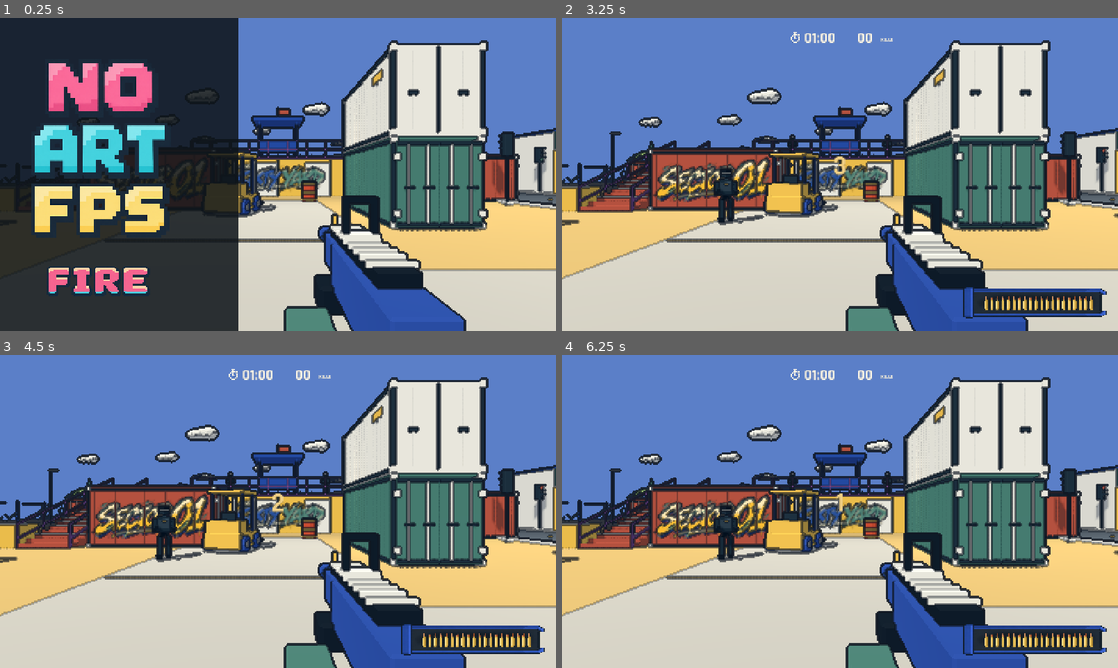
Above: before the commit, frames 1-4 (two rows, left to right).
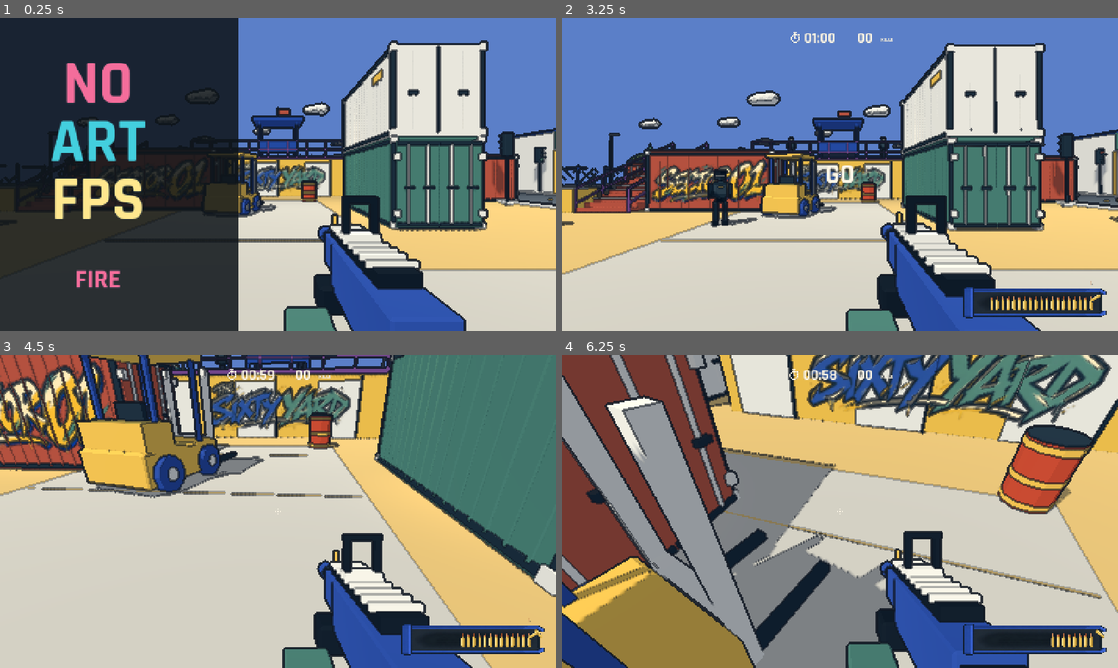
Above: after the commit, the same moments.

Repository: YicongCao/No-Art-FPS
Game: Godot game, scene res://scenes/main.tscn
Two runs of this game, one before a commit and one after it. Both use one fixed random seed, a clock stepped at 60 frames per second and the inputs below. Sound files missing from this copy of the repository are replaced by a short silence.
Inputs (mouse positions are in pixels of both pictures, inside the frame that each line leads up to):
- Up to frame 1 (0.25 s): no input
- Up to frame 2 (3.25 s): click (662, 280) at 0.5 s; tap Enter (restart) at 1.25 s; move the mouse to (962, 158) at 1.27 s; press the mouse at (962, 158) at 1.28 s; hold D (right) 1.28-2.03 s; tap Space (jump) at 1.52, 2.27 s; move the mouse to (728, 190) at 2.02 s; release the mouse at (728, 190) at 2.03 s; hold S (back) 2.03-2.78 s; click (728, 190) at 2.1 s; move the mouse to (895, 105) at 2.77 s; press the mouse at (895, 105) at 2.78 s; hold D (right) from 2.78 s (still down); tap M at 2.85 s
- Up to frame 3 (4.5 s): move the mouse to (272, 517) at 3.52 s; release D (right) at 3.53 s; release the mouse at (272, 517) at 3.53 s; hold W (forward) from 3.53 s (still down); click (272, 517) at 3.6 s; tap Space (jump) at 3.77 s; move the mouse to (316, 514) at 4.27 s; press the mouse at (316, 514) at 4.28 s
- Up to frame 4 (6.25 s): tap Space (jump) at 4.52, 6.02 s; tap Escape (pause) at 4.9 s; release W (forward) at 5 s; release the mouse at (878, 514) at 5 s; click "RESUME" at 5 s; tap Enter (restart) at 5.75 s; move the mouse to (795, 508) at 5.77 s; hold W (forward) from 5.78 s (still down); tap M at 5.85 s; click (795, 508) at 6.05 s

The runs differ from the first frame. In frame 1, 9.0% of the frame differs, in the area x 5-31%, y 14-88%; in frame 2, 19%; in frame 3, 71%; in frame 4, 87%, in the area x 0-100%, y 0-100%.

Commit message:
Use outlined title text and start combat with a fading GO

Diff:
--- a/artifacts/loading-check.json
+++ b/artifacts/loading-check.json
@@ -1,6 +1,6 @@
 {
-  "first_loading_frame_ms": 31.139,
-  "loading_max_frame_ms": 67.375,
-  "loading_p95_frame_ms": 17.659,
+  "first_loading_frame_ms": 16.398,
+  "loading_max_frame_ms": 42.142,
+  "loading_p95_frame_ms": 22.34,
   "note": "Rendered automated FIRE click and transition, 60 fps cap; not human input latency or a cross-device performance guarantee."
 }
--- a/artifacts/playtest.json
+++ b/artifacts/playtest.json
@@ -1,12 +1,12 @@
 {
   "baseline_nodes": 2031,
   "duration_game_seconds": 60.0,
-  "frames": 3397,
-  "headshots": 88,
-  "kills": 88,
-  "node_count_at_end": 1985,
+  "frames": 3351,
+  "headshots": 87,
+  "kills": 87,
+  "node_count_at_end": 1986,
   "note": "Automated perfect-aim test with scripted repositioning; not human gameplay or long-run validation. Frame intervals include a 60 fps cap.",
   "p95_frame_ms": 16.6666666666667,
-  "p99_frame_ms": 18.0555555555556,
-  "shots": 156
+  "p99_frame_ms": 30.1463333333331,
+  "shots": 158
 }
--- a/scripts/game.gd
+++ b/scripts/game.gd
@@ -15,7 +15,6 @@
 var rules = Rules.new()
 var state = "TITLE"
 var previous_state = "RUNNING"
-var ready_time = 3.0
 const MAGAZINE_SIZE = 20
 const MAX_HEALTH = 100.0
 const HEAL_DELAY = 5.0
@@ -164,14 +163,15 @@
 	load_ticket += 1
 	clear_round()
 	reset_run_state()
-	state = "READY"
+	# Synchronous preparation is used by isolated QA fixtures; player-facing
+	# starts always go through request_run() and begin immediately after loading.
+	state = "PREPARED"
 	if not qa_mode:Input.mouse_mode = Input.MOUSE_MODE_CAPTURED
 
 func reset_run_state() -> void:
 	rng.seed = 61105
 	rules.start()
 	rules.active = false
-	ready_time = 3.0
 	ammo = MAGAZINE_SIZE
 	reload_time = 0
 	fire_time = 0
@@ -187,6 +187,7 @@
 	last_tick = 60
 	new_record = false
 	hud.time_pulse = 0
+	hud.go_time = 0
 	hud.health_shade = 0
 	player.reset_position()
 	player.gun.show()
@@ -270,7 +271,7 @@
 			return
 		await loading_frame()
 		if ticket!=load_ticket:return
-	# Instantiate and render one actor per frame, before the countdown, to warm
+	# Instantiate and render one actor per frame before gameplay to warm
 	# imported meshes/materials without a single eight-enemy creation burst.
 	for i in range(OPENING_POSITIONS.size()):
 		var actor = spawn_enemy(OPENING_POSITIONS[i],i==1)
@@ -309,8 +310,7 @@
 	if state!="LOADING":return
 	loading.advance(delta)
 	if loading.phase=="DONE":
-		state = "READY"
-		ready_time = 3.0
+		begin_running()
 		hud.sync_loading_cover()
 		Input.mouse_mode = Input.MOUSE_MODE_CAPTURED
 
@@ -334,7 +334,9 @@
 	music.play()
 	rules.start()
 	player.enabled = true
-	# Deliberate opening target set when the countdown ends. Reinforcements use hidden gates.
+	hud.go_time = hud.GO_DURATION
+	# Reuse the opening actors prepared under the loading cover. Isolated QA
+	# fixtures can still initialize them here. Reinforcements use hidden gates.
 	if not opening_prepared:
 		for p in OPENING_POSITIONS:spawn_enemy(p,p==Vector3(11,0,1))
 		# Two existing yard slots start inside the green and purple containers.
@@ -362,7 +364,7 @@
 	if state=="LOADING" and not qa_mode:
 		if what==NOTIFICATION_APPLICATION_FOCUS_OUT:loading.suspended = true
 		elif what==NOTIFICATION_APPLICATION_FOCUS_IN:loading.suspended = false
-	if what == NOTIFICATION_APPLICATION_FOCUS_OUT and not qa_mode and state in ["READY","RUNNING"]:
+	if what == NOTIFICATION_APPLICATION_FOCUS_OUT and not qa_mode and state=="RUNNING":
 		pause_run()
 
 func pause_run() -> void:
@@ -374,7 +376,7 @@
 func _unhandled_input(event: InputEvent) -> void:
 	if event.is_action_pressed("pause"):
 		if state=="LOADING":cancel_loading()
-		elif state in ["RUNNING","READY"]:pause_run()
+		elif state=="RUNNING":pause_run()
 		elif state == "PAUSED":menu_action("resume")
 		elif state == "RESULTS":menu_action("menu")
 	elif event.is_action_pressed("restart") and state in ["TITLE","RESULTS","PAUSED"]:request_run()
@@ -406,10 +408,6 @@
 
 func _physics_process(delta: float) -> void:
 	if music:music.stream_paused = state == "PAUSED"
-	if state == "READY":
-		ready_time -= delta
-		if ready_time <= 0:begin_running()
-		return
 	if state != "RUNNING":return
 	rules.tick(delta)
 	if not rules.active:
--- a/scripts/hud.gd
+++ b/scripts/hud.gd
@@ -7,6 +7,8 @@
 var damage = 0.0
 var shot = 0.0
 var time_pulse = 0.0
+var go_time = 0.0
+const GO_DURATION = .8
 var health_shade = 0.0
 var feed_shift = 0.0
 var ejections: Array[float] = []
@@ -18,13 +20,11 @@
 var sensitivity_slider: HSlider
 var motion_button: Button
 var music_slider: HSlider
-var fire_button: TextureButton
+var fire_button: Button
 const WHITE = Color("fff8e8")
 const INK = Color("243440")
 const GOLD = Color("f2d084")
 const MAGAZINE_ATLAS = preload("res://assets/ui/magazine-atlas.png")
-const TITLE_ART = preload("res://assets/ui/title/no-art-fps.png")
-const FIRE_ART = preload("res://assets/ui/title/fire.png")
 const MAGAZINE_REGION = Rect2(104,112,458,1056)
 const CARTRIDGE_REGION = Rect2(773,574,400,108)
 const CASING_REGION = Rect2(773,574,280,108)
@@ -161,6 +161,7 @@
 func _process(delta: float) -> void:
 	sync_loading_cover()
 	if game and game.state == "PAUSED":delta = 0
+	if game and game.state=="RUNNING":go_time = maxf(0,go_time-delta)
 	feed_shift = maxf(0,feed_shift-delta)
 	for i in range(ejections.size()):ejections[i] += delta
 	ejections = ejections.filter(func(age):return age<EJECTION_TIME)
@@ -183,7 +184,7 @@
 
 func label(text: String, pos: Vector2, font_size: int, color: Color = WHITE, center: bool = false) -> void:
 	if center:pos.x -= font.get_string_size(text,HORIZONTAL_ALIGNMENT_LEFT,-1,font_size).x*.5
-	draw_string(font,pos+Vector2(0,1),text,HORIZONTAL_ALIGNMENT_LEFT,-1,font_size,Color(0.08,.12,.15,.32))
+	draw_string(font,pos+Vector2(0,1),text,HORIZONTAL_ALIGNMENT_LEFT,-1,font_size,Color(0.08,.12,.15,.32*color.a))
 	draw_string(font,pos,text,HORIZONTAL_ALIGNMENT_LEFT,-1,font_size,color)
 
 func stopwatch(pos: Vector2, color: Color) -> void:
@@ -248,31 +249,20 @@
 	menu_size = size
 	var c = size*.5
 	if menu_state == "TITLE":
-		var title_art = TextureRect.new()
-		title_art.texture = TITLE_ART
-		title_art.texture_filter = CanvasItem.TEXTURE_FILTER_NEAREST
-		title_art.expand_mode = TextureRect.EXPAND_IGNORE_SIZE
-		title_art.stretch_mode = TextureRect.STRETCH_KEEP_ASPECT_CENTERED
-		title_art.position = Vector2(64,58)
-		title_art.size = Vector2(390,520)
-		title_art.mouse_filter = Control.MOUSE_FILTER_IGNORE
-		menu.add_child(title_art)
-		fire_button = TextureButton.new()
+		fire_button = menu_button("FIRE",Rect2(104,size.y-188,300,112),"play",false,"Enter")
 		fire_button.name = "fire"
-		fire_button.texture_normal = FIRE_ART
-		fire_button.texture_filter = CanvasItem.TEXTURE_FILTER_NEAREST
-		fire_button.ignore_texture_size = true
-		fire_button.stretch_mode = TextureButton.STRETCH_KEEP_ASPECT_CENTERED
-		fire_button.position = Vector2(104,size.y-188)
-		fire_button.size = Vector2(300,112)
+		fire_button.add_theme_font_size_override("font_size",68)
+		fire_button.add_theme_constant_override("outline_size",6)
+		fire_button.add_theme_color_override("font_outline_color",INK)
+		for color_name in ["font_color","font_hover_color","font_pressed_color","font_focus_color"]:
+			fire_button.add_theme_color_override(color_name,Color("f46d9b"))
+		fire_button.add_theme_color_override("font_hover_color",Color("ffadd0"))
+		for style_name in ["normal","hover","pressed","focus"]:
+			fire_button.add_theme_stylebox_override(style_name,StyleBoxEmpty.new())
 		fire_button.pivot_offset = fire_button.size*.5
-		fire_button.tooltip_text = "Enter"
-		fire_button.mouse_entered.connect(func():fire_button.self_modulate = Color(1.15,1.15,1.15))
-		fire_button.mouse_exited.connect(func():fire_button.self_modulate = Color.WHITE)
 		fire_button.button_down.connect(func():fire_button.scale = Vector2.ONE*.96)
 		fire_button.button_up.connect(func():fire_button.scale = Vector2.ONE)
-		fire_button.pressed.connect(func():game.menu_action("play"))
-		menu.add_child(fire_button)
+
 	elif menu_state == "RESULTS":
 		menu_button("RETRY",Rect2(c.x-200,c.y+145,190,56),"retry",true,"Enter")
 		menu_button("MENU",Rect2(c.x+10,c.y+145,190,56),"menu",false,"Esc")
@@ -317,6 +307,13 @@
 		return
 	if state == "TITLE":
 		draw_rect(Rect2(0,0,size.x*.43,size.y),Color(.055,.08,.10,.86))
+		var words = ["NO","ART","FPS"]
+		var colors = [Color("f46d9b"),Color("43cfde"),Color("ffe78e")]
+		for i in range(words.size()):
+			var pos = Vector2(254,220+i*150)
+			pos.x -= font.get_string_size(words[i],HORIZONTAL_ALIGNMENT_LEFT,-1,160).x*.5
+			draw_string_outline(font,pos,words[i],HORIZONTAL_ALIGNMENT_LEFT,-1,160,7,INK)
+			draw_string(font,pos,words[i],HORIZONTAL_ALIGNMENT_LEFT,-1,160,colors[i])
 		if is_instance_valid(fire_button) and fire_button.has_focus():
 			draw_line(Vector2(140,size.y-68),Vector2(368,size.y-68),GOLD,2,true)
 		return
@@ -361,9 +358,7 @@
 			var radius = 27+(1-burst)*40
 			draw_line(score_center+direction*radius,score_center+direction*(radius+8*burst),Color(1,.83,.44,burst),2)
 	label("KILLS",Vector2(c.x+122,61),14,WHITE,true)
-	if state == "READY":
-		label(str(ceili(game.ready_time)),Vector2(c.x,c.y),70,GOLD,true)
-	elif game.respawn_time<=0:
+	if game.respawn_time<=0:
 		var gap = 5+shot*24
 		if hit>0:
 			var col = GOLD if kill_pop>0 else WHITE
@@ -377,5 +372,8 @@
 		var remaining = game.respawn_time/game.RESPAWN_DELAY
 		draw_arc(c,62,-PI*.5,-PI*.5+TAU*remaining,96,WHITE,2.5,true)
 	else:draw_magazine()
+	if state=="RUNNING" and game.respawn_time<=0 and go_time>0:
+		var opacity = smoothstep(0,.65,go_time)
+		label("GO",c+Vector2(0,22),70,Color(WHITE,opacity),true)
 	if damage>0:
 		draw_line(Vector2(c.x-30,c.y+44),Vector2(c.x+30,c.y+44),Color(1,.35,.2,damage),3)
--- a/tests/loading_check.gd
+++ b/tests/loading_check.gd
@@ -26,8 +26,9 @@
 	print("LOADING_MODEL_WAIT_CAP_PASS")
 	await get_tree().process_frame
 	await capture("title-fire")
-	# Exercise the actual image button hitbox, rather than directly firing its signal.
+	# Exercise the actual text button hitbox, rather than directly firing its signal.
 	var button = game.hud.fire_button
+	assert(button is Button and button.text=="FIRE" and button.get_theme_constant("outline_size")==6)
 	var point = button.get_global_rect().get_center()
 	var motion = InputEventMouseMotion.new()
 	motion.position = point
@@ -43,6 +44,7 @@
 	game.menu_action("play")
 	assert(game.load_ticket==ticket,"Double click cannot start a second load")
 	var seen: Dictionary = {}
+	var prepared_ids: Array = []
 	var previous_rounds = 0.0
 	var start_time = Time.get_ticks_usec()
 	var last_time = start_time
@@ -55,7 +57,7 @@
 		frame_intervals.append(float(now-last_time)/1000.0)
 		last_time = now
 		assert(not game.rules.active and game.rules.elapsed==0)
-		assert(not game.player.enabled and game.ready_time==3)
+		assert(not game.player.enabled and game.hud.go_time==0)
 		var loader = game.loading
 		assert(loader.rounds>=previous_rounds)
 		if not loader.work_complete:assert(loader.rounds<=17)
@@ -79,19 +81,33 @@
 			seen[phase] = true
 		elif phase=="DOCK" and loader.phase_time>.3 and not seen.has(phase):
 			assert(loader.reveal_progress()==1)
+			prepared_ids = game.live_enemies().map(func(e):return e.get_instance_id())
 			await capture("loading-docking")
 			seen[phase] = true
-	assert(game.state=="READY" and game.opening_prepared)
+	assert(game.state=="RUNNING" and game.opening_prepared)
 	assert(seen.size()==4)
-	assert(game.live_enemies().size()==8 and game.rules.elapsed==0)
+	assert(game.live_enemies().size()==8 and game.rules.elapsed<.05)
+	assert(game.rules.active and game.player.enabled and game.hud.go_time>.7,"Dock completion starts gameplay immediately")
 	assert(game.hud.loading_magazine_rect().is_equal_approx(game.hud.magazine_rect()),"Last transition rectangle matches the real HUD")
-	await capture("loading-ready")
-	var ids = game.live_enemies().map(func(e):return e.get_instance_id())
-	for frame in range(240):
-		if game.state=="RUNNING":break
-		await get_tree().physics_frame
-	assert(game.state=="RUNNING" and game.rules.active)
-	assert(ids==game.live_enemies().map(func(e):return e.get_instance_id()),"Countdown must reuse prewarmed actors")
+	assert(prepared_ids==game.live_enemies().map(func(e):return e.get_instance_id()),"Immediate start reuses prewarmed actors")
+	await capture("loading-go")
+	game.shoot()
+	assert(game.rules.shots==1,"GO does not block firing")
+	var start_position = game.player.position
+	Input.action_press("right")
+	await get_tree().create_timer(.2).timeout
+	Input.action_release("right")
+	assert(game.player.position.distance_to(start_position)>.4,"GO does not block movement")
+	assert(game.rules.elapsed>.15 and game.hud.go_time>0)
+	await capture("loading-go-fading")
+	game.pause_run()
+	var held_go = game.hud.go_time
+	await get_tree().create_timer(.2).timeout
+	assert(game.hud.go_time==held_go,"Pause freezes GO fade")
+	game.menu_action("resume")
+	await get_tree().create_timer(.75).timeout
+	assert(game.hud.go_time==0 and game.rules.elapsed>.8)
+	await capture("loading-go-finished")
 	frame_intervals.sort()
 	var report = {"first_loading_frame_ms":first_cover_ms,"loading_p95_frame_ms":frame_intervals[int(frame_intervals.size( …(186 unchanged characters)…
 	FileAccess.open("res://artifacts/loading-check.json",FileAccess.WRITE).store_string(JSON.stringify(report,"  "))
@@ -123,14 +139,14 @@
 	await get_tree().create_timer(.15).timeout
 	await capture("loading-small-window")
 	for frame in range(500):
-		if game.state=="READY":break
+		if game.state=="RUNNING":break
 		await get_tree().process_frame
-	assert(game.state=="READY" and game.live_enemies().size()==8)
+	assert(game.state=="RUNNING" and game.live_enemies().size()==8 and game.hud.go_time>.7)
 	game.state = "RESULTS"
 	game.clear_round()
 	for filename in captures:captures[filename].save_png("res://artifacts/"+filename+".png")
 	await get_tree().create_timer(.3).timeout
-	print("LOADING_CHECK_PASS: button, staged prep, 17-round cap, wipe then dock, countdown, retry/cancel, early click, focus, resize")
+	print("LOADING_CHECK_PASS: button, staged prep, 17-round cap, wipe then dock, immediate GO/input/timer, fade/pause, retry/cancel, early click, focus, resize")
 	get_tree().quit()
 
 func capture(filename: String) -> void:
--- a/tests/playtest.gd
+++ b/tests/playtest.gd
@@ -15,7 +15,7 @@
 	print("QA_START: loading transition, rendered full-minute autoplay and restart")
 
 func _process(delta: float) -> void:
-	if game.state in ["LOADING","READY"]:return
+	if game.state=="LOADING":return
 	if phase==0:
 		baseline_nodes = get_tree().get_node_count()
 		var start = game.player.position
Binary file changed: artifacts/gameplay-05.png
Binary file changed: artifacts/gameplay-20.png
Binary file changed: artifacts/gameplay-38.png
Binary file changed: artifacts/gameplay-55.png
Binary file changed: artifacts/loading-fill.png
Binary file added: artifacts/loading-go-fading.png
Binary file added: artifacts/loading-go-finished.png
Binary file added: artifacts/loading-go.png
Binary file changed: artifacts/loading-reveal.png
Binary file changed: artifacts/results.png
Binary file changed: artifacts/showcase-ground.png
Binary file changed: artifacts/showcase-platform.png
(and 8 more such lines)
